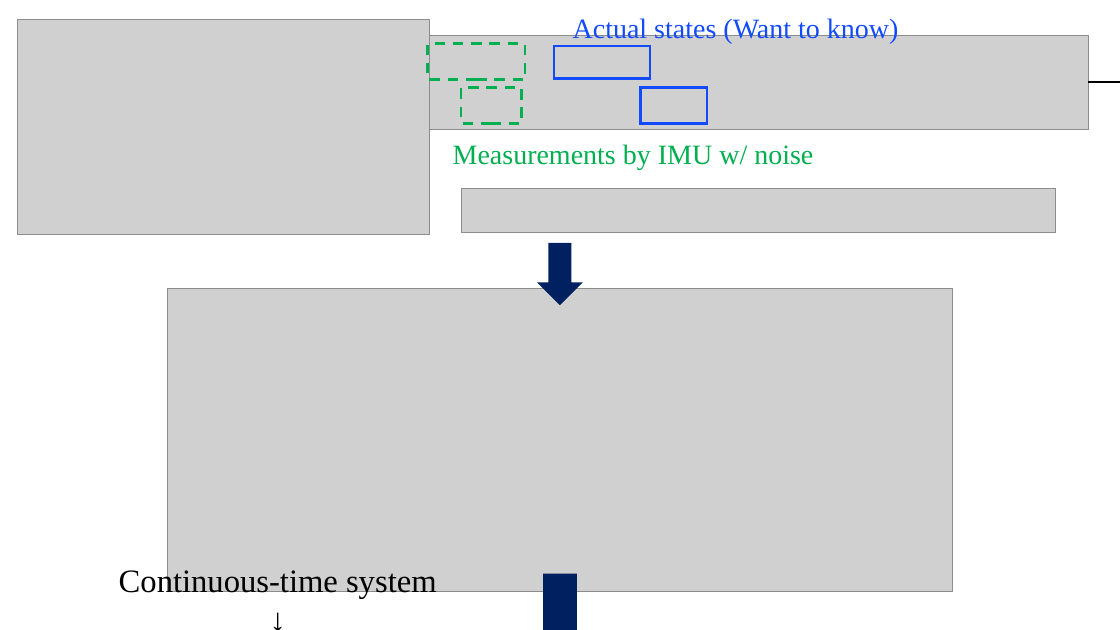
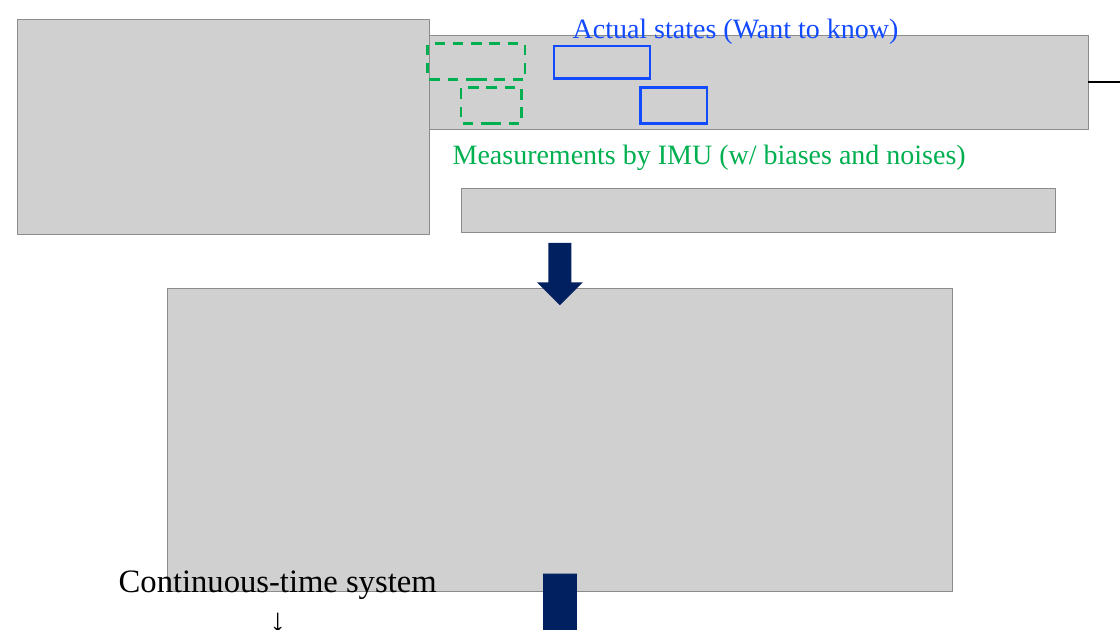
Before and after one commit to LimHyungTae/LimHyungTae.github.io, a slide deck: slide 5 of img/preintegration/preintegration_v2.pptx. Drawn at 1120x630 pixels with LibreOffice and Linux fonts; fonts in the diff are those of the drawing; grey boxes stand for pictures; background and template pictures are left out. Boxes give left, top, right and bottom in pixels: in the first picture for what was removed or moved away, otherwise in the second. Text is boxed around its words. In the diff, an @@ line names an element or a change of style, - is before the commit and + after.

```diff
--- a/img/preintegration/preintegration_v2.pptx
+++ b/img/preintegration/preintegration_v2.pptx
@@ text at (453,144,965,170): text changed @@
-Measurements by IMU w/ noise
+Measurements by IMU (w/ biases and noises)
```
Also in this commit, not shown: 1 slide added, 7 other files.
